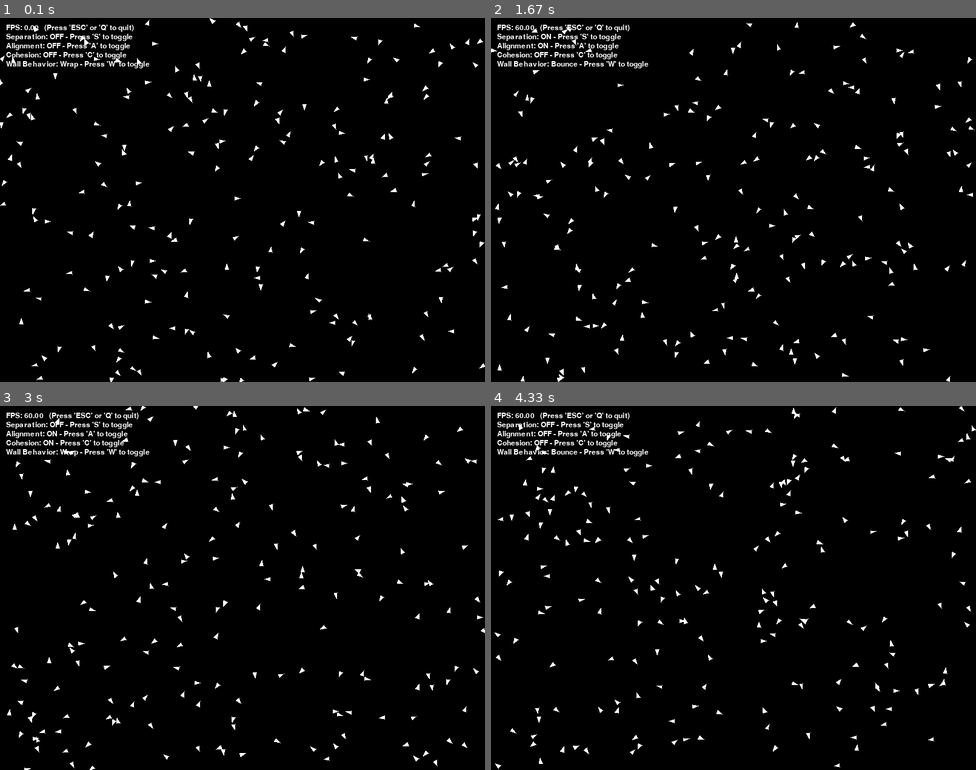
Above: before the commit, frames 1-4 (two rows, left to right).
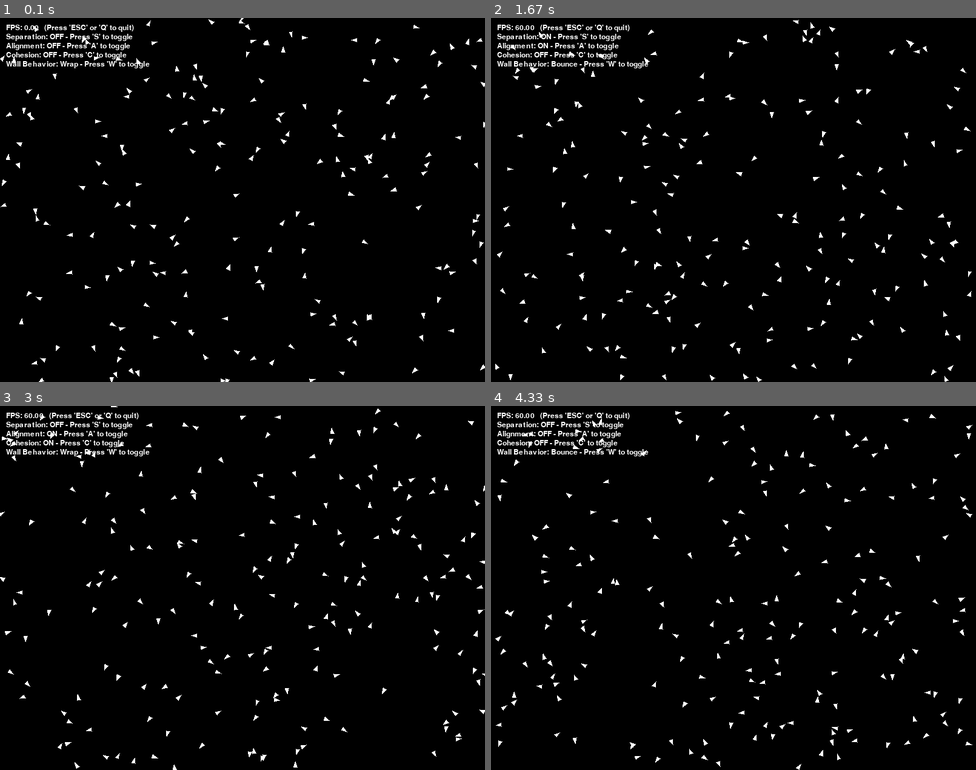
Above: after the commit, the same moments.

Repository: Azoz-eu/lab8-pygame
Game: pygame game, started from boids_exam.py
Two runs of this game, one before a commit and one after it. Both use one fixed random seed, a clock stepped at 60 frames per second and the inputs below.
Inputs:
- Up to frame 1 (0.1 s): no input
- Up to frame 2 (1.67 s): hold W 0.33-0.8 s; hold A 0.83-1.37 s; hold S from 1.4 s (still down)
- Up to frame 3 (3 s): release S at 1.7 s; hold A 1.73-2.13 s; tap C at 1.88 s; hold W 2.17-2.53 s; hold S 2.57-2.93 s; hold A from 2.97 s (still down)
- Up to frame 4 (4.33 s): tap C at 3.12 s; release A at 3.43 s; hold W 3.47-3.77 s; hold A from 3.8 s (still down)

The runs differ from the first frame. In frame 1, 1.6% of the frame differs, in the area x 0-100%, y 0-100%; in frame 2, 3.0%; in frame 3, 3.0%; in frame 4, 3.0%.

Commit message:
exam: q11 - boids: random steer

Diff:
--- a/boids_exam.py
+++ b/boids_exam.py
@@ -95,7 +95,10 @@
     # TODO: Implement Random Steering of the velocity vector to create more natural movement
     def _random_steer(self, spread: float = 0.2) -> None:
         # # Randomly steer a bit to create more natural movement
-        pass
+        angle = math.atan2(self.vy, self.vx)
+        angle += random.uniform(-spread, spread)
+        self.vx = self.speed * math.cos(angle)
+        self.vy = self.speed * math.sin(angle)
 
     # TODO: Implement the three main boid behaviors: separation, alignment, and cohesion
 
